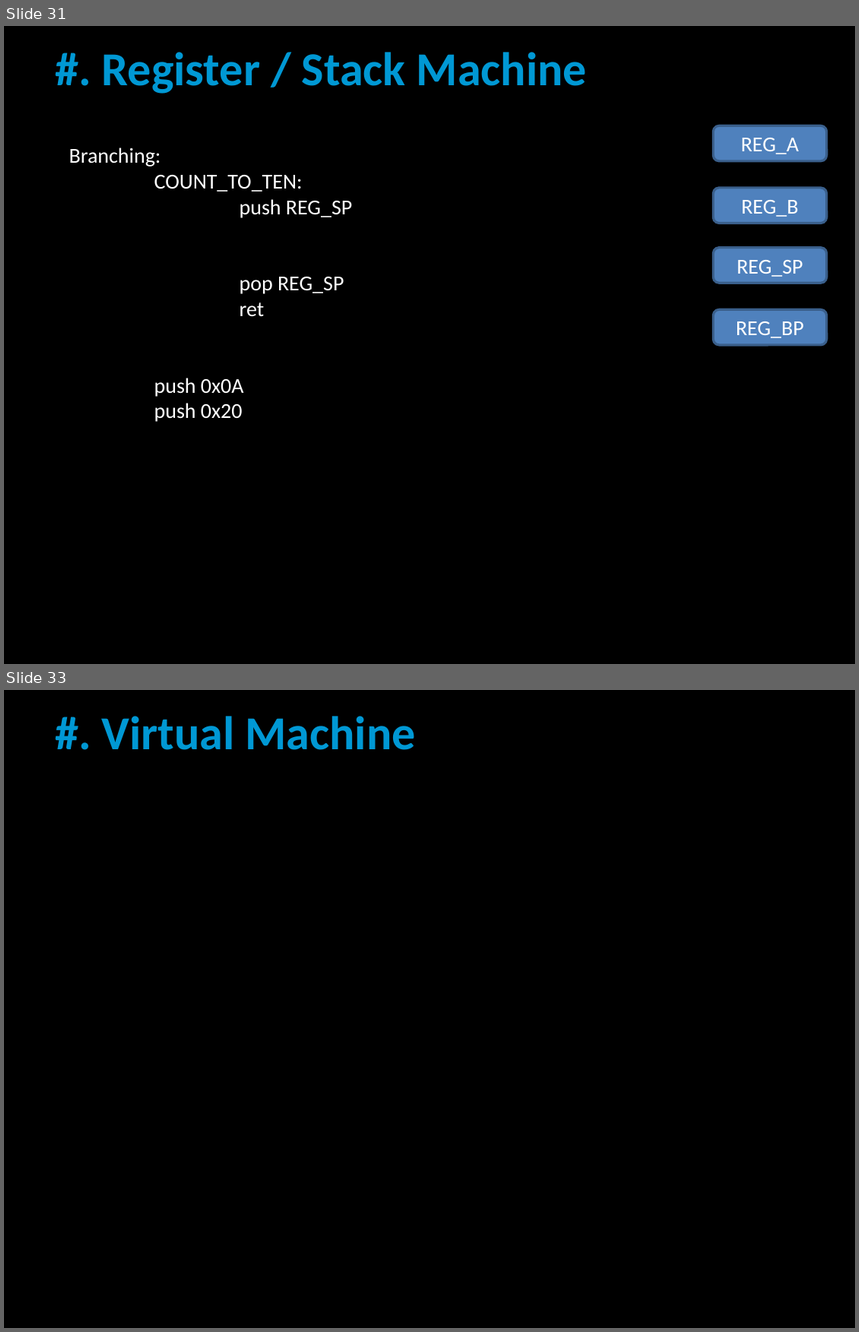
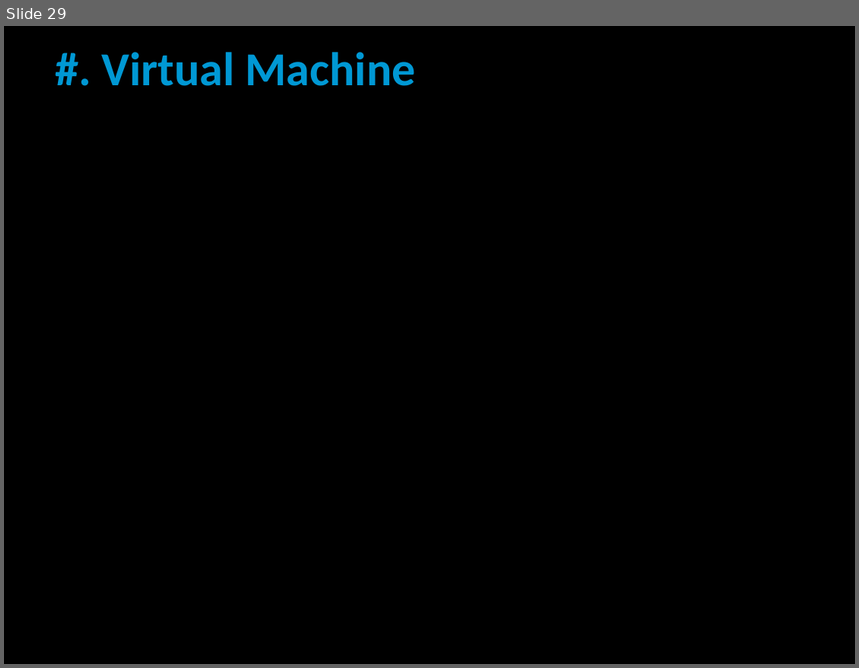
Before and after one commit to liamcarter111/Lectures, a slide deck: Imperial_College_29-01-2020/Presentation.pptx. Shown one above the other, each under a label of ours: slides 31 and 33 before the commit, slide 29 after it; the slides between them are not shown. The pictures are 859x1332 and 859x668 pixels, drawn with LibreOffice and Linux fonts; fonts in the diff are those of the drawing. Boxes give left, top, right and bottom in pixels: in the first picture for what was removed or moved away, otherwise in the second. Text is boxed around its words. In the diff, an @@ line names an element or a change of style, - is before the commit and + after.

```diff
--- a/Imperial_College_29-01-2020/Presentation.pptx
+++ b/Imperial_College_29-01-2020/Presentation.pptx
@@ slide 31 removed at box(4, 26, 855, 664), background #000000 @@
@@ title removed at box(102, 52, 587, 94) @@
-#. Register / Stack Machine
@@ text removed at box(154, 132, 819, 249) @@
-Click to edit Master title style
@@ rounded rectangle removed at box(713, 126, 826, 161) @@
-REG_A
@@ text removed at box(69, 148, 352, 422) @@
-Branching:
-COUNT_TO_TEN:
-push REG_SP
-pop REG_SP
-ret
-push 0x0A
-push 0x20
@@ rounded rectangle removed at box(713, 188, 826, 224) @@
-REG_B
@@ rounded rectangle removed at box(713, 247, 826, 283) @@
-REG_SP
@@ rounded rectangle removed at box(713, 309, 826, 345) @@
-REG_BP
@@ what was slide 33 is now slide 29 @@
```
Also in this commit, not shown: 1 slide changed, 3 other slides removed.
